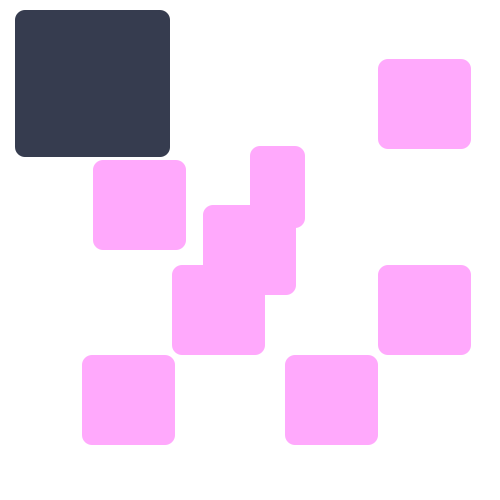
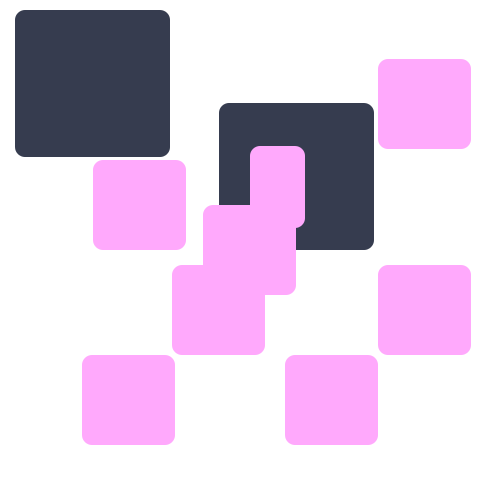
Revision of a layered 500 × 500 image; what changed, layer by layer:
added layer "모서리가 둥근 직사각형 1 복사" above "모서리가 둥근 직사각형 1" over [219, 103, 374, 250]
